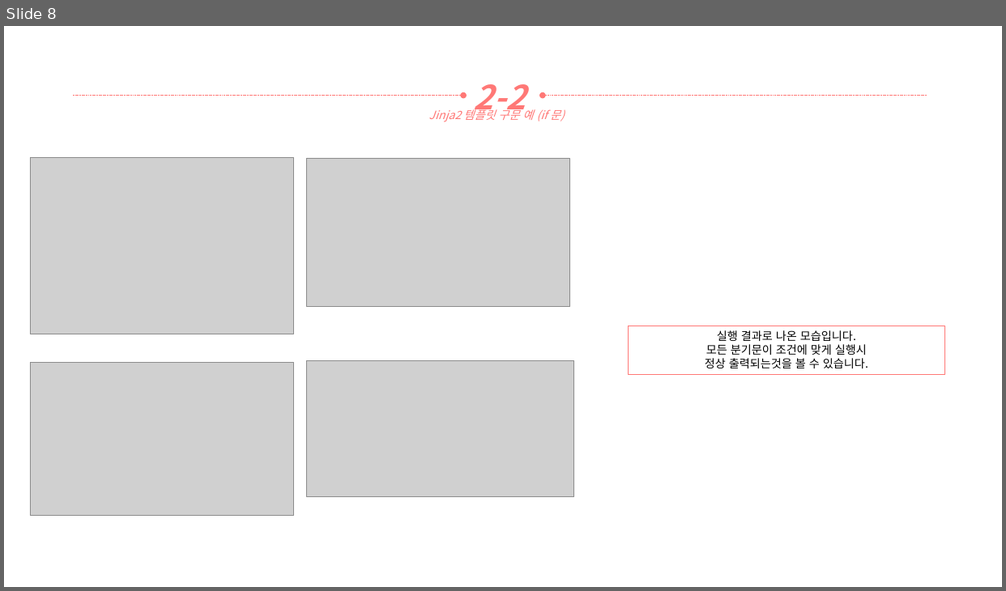
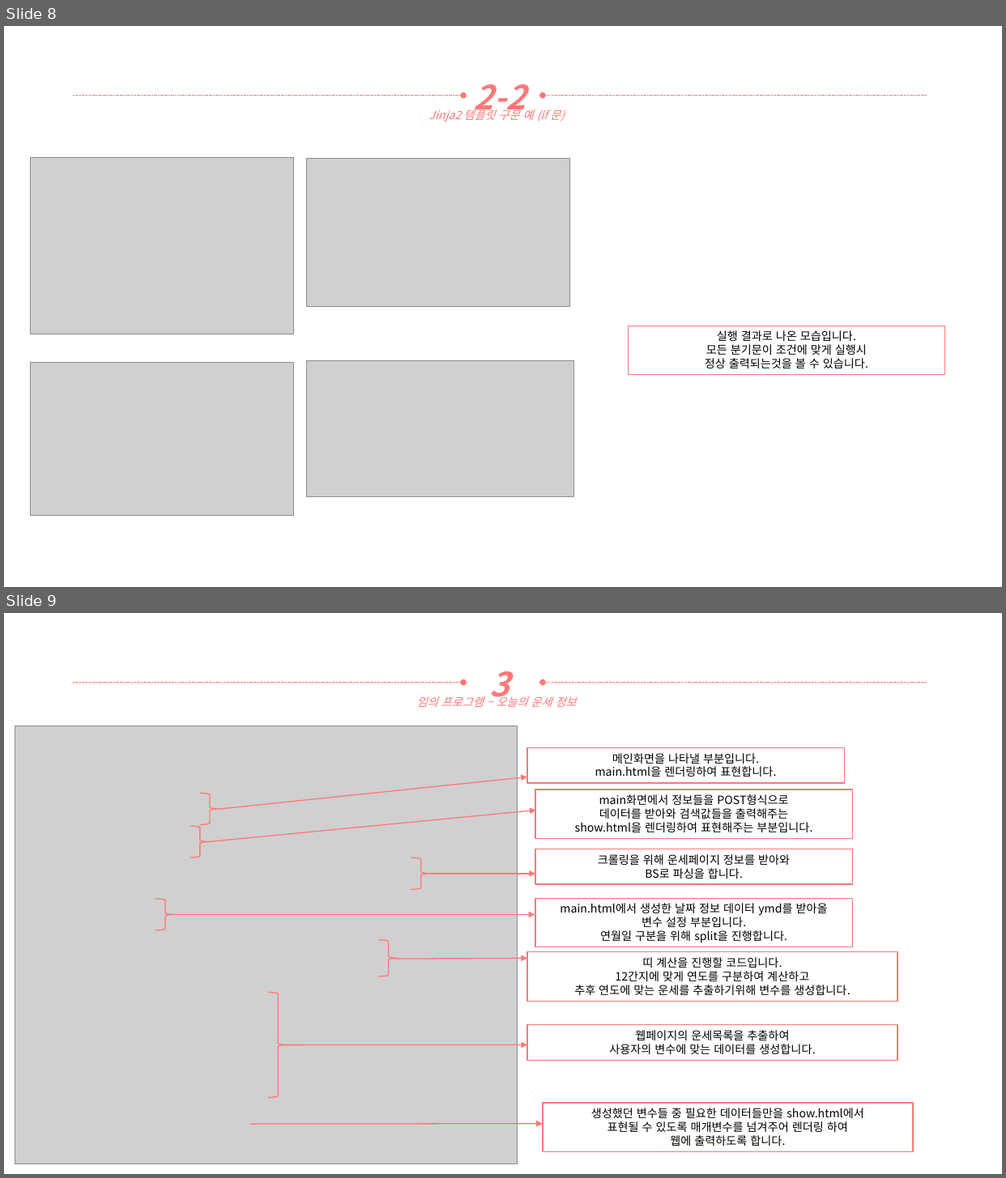
Before and after one commit to yooatom2200/Programing_Base_2, a slide deck: 4장/20164091-송희령-4주차 과제.pptx. Shown one above the other, each under a label of ours: slide 8 before the commit, slides 8 and 9 after it. The pictures are 1006x591 and 1006x1178 pixels, drawn with LibreOffice and Linux fonts; fonts in the diff are those of the drawing; grey boxes stand for pictures. Boxes give left, top, right and bottom in pixels: in the first picture for what was removed or moved away, otherwise in the second. Text is boxed around its words. In the diff, an @@ line names an element or a change of style, - is before the commit and + after.

```diff
--- a/4장/20164091-송희령-4주차 과제.pptx
+++ b/4장/20164091-송희령-4주차 과제.pptx
@@ slide 9 added at bbox=[4, 613, 1002, 1174], background #FFFFFF @@
@@ arrow added from (73, 683) to (463, 683), #FF7876 0.5 pt dashed @@
@@ text added at bbox=[490, 671, 509, 705], 32 pt, text #FF7876, bold, italic @@
+3
@@ arrow added from (927, 683) to (543, 683), #FF7876 0.5 pt dashed @@
@@ text added at bbox=[417, 695, 576, 707], 11 pt, text #FF7876, italic @@
+임의 프로그램 – 오늘의 운세 정보
@@ picture added at bbox=[15, 726, 518, 1164] @@
@@ rectangle added at bbox=[527, 747, 844, 783], outline #FF7876 1 pt, 11 pt, text #000000 @@
+메인화면을 나타낼 부분입니다.
+main.html을 렌더링하여 표현합니다.
@@ arrow added from (219, 809) to (527, 777), #FF7876 1 pt @@
@@ right brace added at bbox=[200, 794, 219, 825], outline #FF7876 1 pt @@
@@ rectangle added at bbox=[535, 790, 852, 839], outline #FF7876 1 pt, 11 pt, text #000000 @@
+main화면에서 정보들을 POST형식으로
+데이터를 받아와 검색값들을 출력해주는
+show.html을 렌더링하여 표현해주는 부분입니다.
@@ right brace added at bbox=[190, 826, 210, 858], outline #FF7876 1 pt @@
@@ arrow added from (206, 842) to (536, 811), #FF7876 1 pt @@
@@ rectangle added at bbox=[535, 850, 852, 884], outline #FF7876 1 pt, 11 pt, text #000000 @@
+크롤링을 위해 운세페이지 정보를 받아와
+BS로 파싱을 합니다.
@@ right brace added at bbox=[411, 858, 431, 889], outline #FF7876 1 pt @@
@@ arrow added from (431, 874) to (535, 874), #FF7876 1 pt @@
@@ right brace added at bbox=[155, 899, 175, 931], outline #FF7876 1 pt @@
@@ rectangle added at bbox=[535, 898, 852, 948], outline #FF7876 1 pt, 11 pt, text #000000 @@
+main.html에서 생성한 날짜 정보 데이터 ymd를 받아올
+변수 설정 부분입니다.
+연월일 구분을 위해 split을 진행합니다.
@@ arrow added from (175, 914) to (535, 914), #FF7876 1 pt @@
@@ right brace added at bbox=[378, 940, 398, 977], outline #FF7876 1 pt @@
@@ rectangle added at bbox=[527, 952, 898, 1002], outline #FF7876 1 pt, 11 pt, text #000000 @@
+띠 계산을 진행할 코드입니다.
+12간지에 맞게 연도를 구분하여 계산하고
+추후 연도에 맞는 운세를 추출하기위해 변수를 생성합니다.
@@ arrow added from (395, 959) to (527, 958), #FF7876 1 pt @@
@@ right brace added at bbox=[268, 993, 288, 1098], outline #FF7876 1 pt @@
@@ rectangle added at bbox=[527, 1024, 898, 1060], outline #FF7876 1 pt, 11 pt, text #000000 @@
+웹페이지의 운세목록을 추출하여
+사용자의 변수에 맞는 데이터를 생성합니다.
@@ arrow added from (286, 1046) to (527, 1045), #FF7876 1 pt @@
@@ rectangle added at bbox=[543, 1103, 914, 1152], outline #FF7876 1 pt, 11 pt, text #000000 @@
+생성했던 변수들 중 필요한 데이터들만을 show.html에서
+표현될 수 있도록 매개변수를 넘겨주어 렌더링 하여
+웹에 출력하도록 합니다.
@@ arrow added from (250, 1124) to (543, 1124), #FF7876 1 pt @@
```
Also in this commit, not shown: 5 other slides added, 5 other files.
